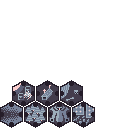
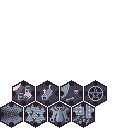
Layered file, before and after one edit (128 × 128). Changes by layer:
added group "Walkway Tile 8 Folder" with 4 layers in group "Tiles" over [left=84, top=80, right=107, bottom=107]
added layer "WalkwayTile 8 Decor 1" in group "Walkway Tile 8 Folder" over [left=84, top=80, right=107, bottom=107]
added layer "WalkwayTile 8 Decor 3" in group "Walkway Tile 8 Folder" over [left=89, top=87, right=102, bottom=99]
added layer "WalkwayTile 8 Decor 2" in group "Walkway Tile 8 Folder" over [left=88, top=86, right=103, bottom=101]
added layer "WalkwayTile 8 Main" in group "Walkway Tile 8 Folder" over [left=84, top=80, right=107, bottom=107]
